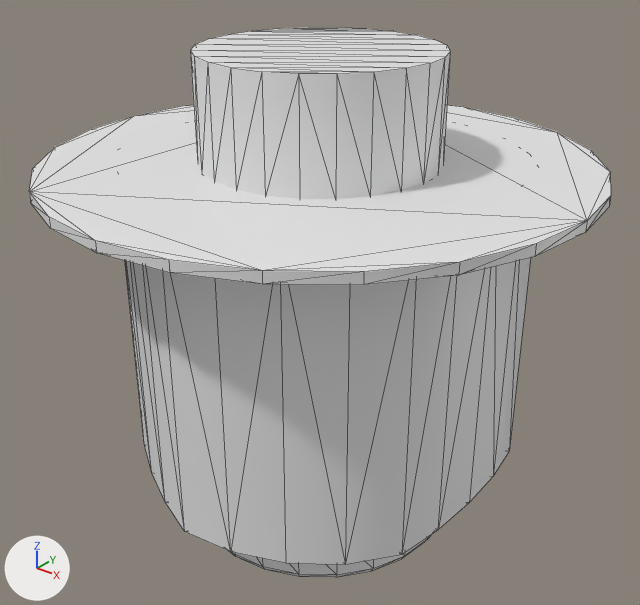
The FBX model Assets/Textures/HUB/MC_HUB/MC_Jonction_Passerelle.fbx as it was, and as the next commit left it.
Before and after are seen from a 50 mm lens placed at (38.8, -48.6, 26.9), pointed at (0.1, -0.2, -3.1). Arrows for +X, +Y and +Z are at lower left; the lights stay in place. Mesh edges are drawn as thin lines. Where no turn or scale is listed for an object, it has been applied to the vertices.

In view in the first picture: 'MC_Jonction_Passerelle'.
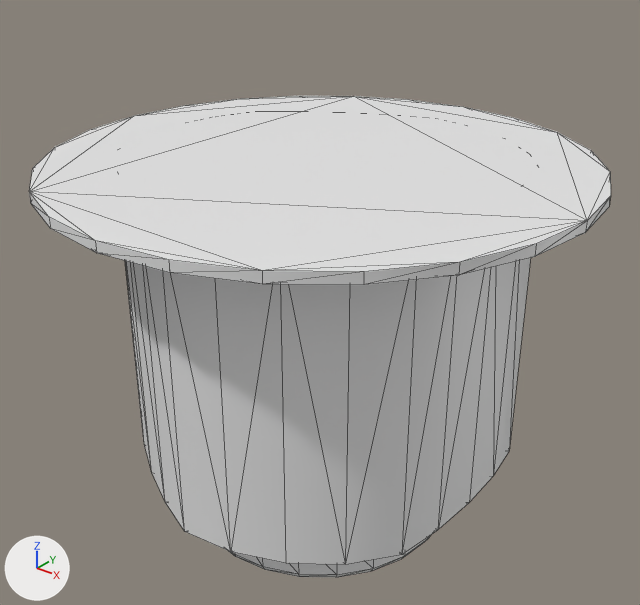
Boxes [x1, y1, x2, y2] around the edits, measured in the pictures (640 x 605 px):
'MC_Jonction_Passerelle', reshaped (12% shorter)
    before: [29, 28, 611, 577]
    after: [29, 96, 611, 577]
part 1 of me_mesh, deleted
    before: [190, 28, 451, 199]

Edits to the bpy script that builds the scene:
```text
Change me_mesh:
    where me_mesh.from_pydata(...)  # 216 vertices, 376 faces; spans x -20.2..20.2, y -20.4..20.1, z -19.5..17.9
    used by ob_mc_jonction_passerelle; location = (0.0, 0.14, -1.78)
    me_mesh part 1: the loose piece of 48 vertices spanning x -8.8..8.8, y -9.0..8.7, z 10.0..17.9 is deleted
```
